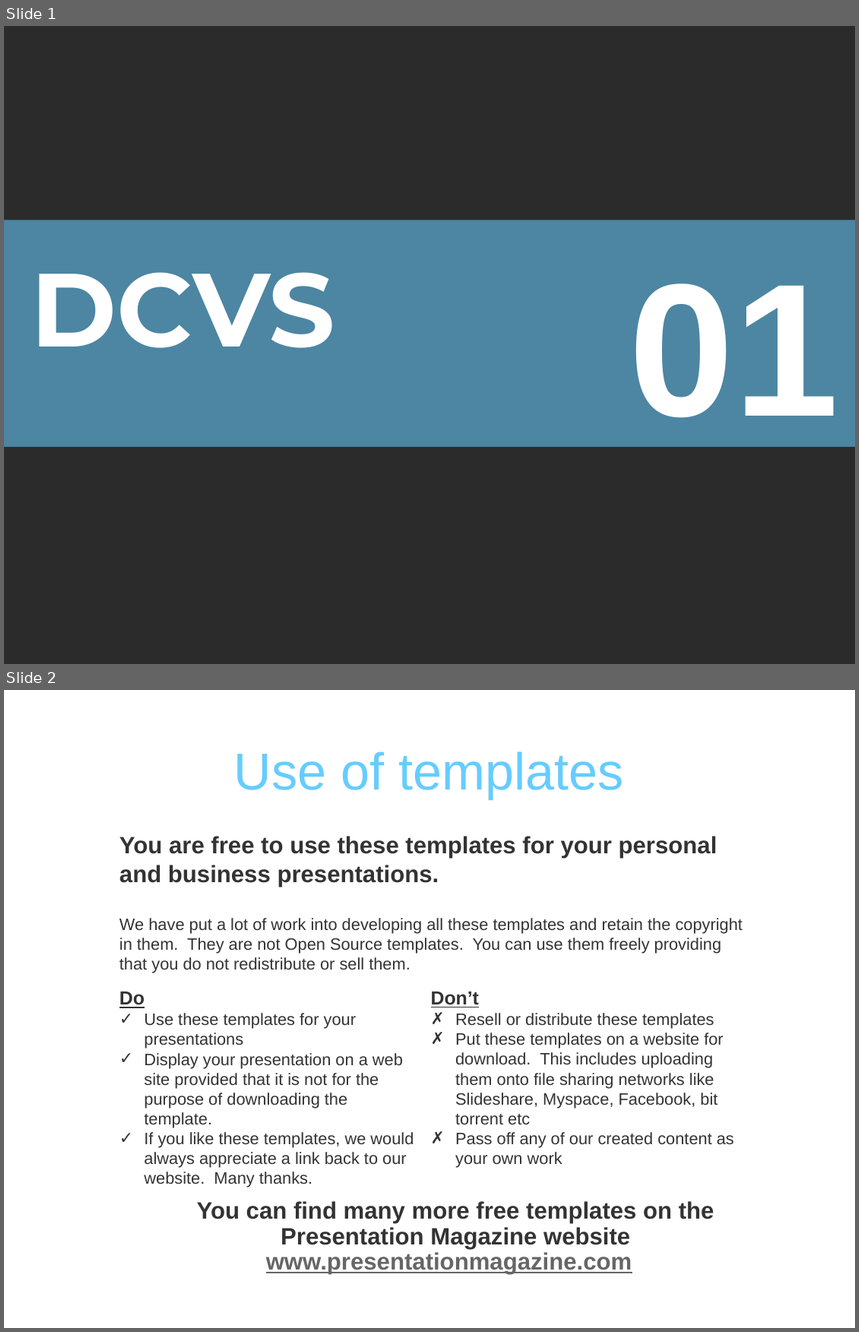
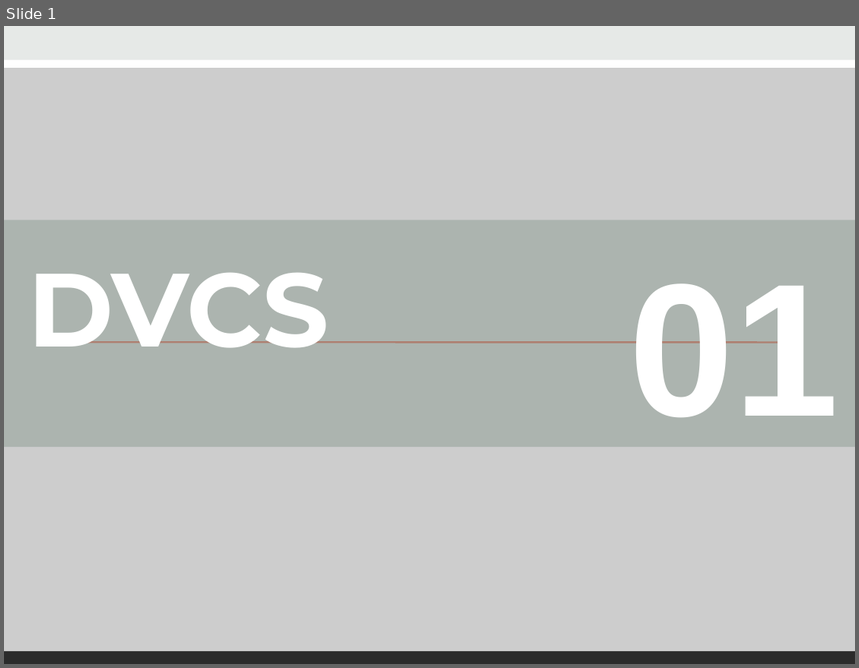
Before and after one commit to calca/ugialtnetconfv5, a slide deck: dcvs.pptx. Shown one above the other, each under a label of ours: slides 1 and 2 before the commit, slide 1 after it. The pictures are 859x1332 and 859x668 pixels, drawn with LibreOffice and Linux fonts; fonts in the diff are those of the drawing; background and template pictures are left out; a plain dark background stands for a picture behind light text. Boxes give left, top, right and bottom in pixels: in the first picture for what was removed or moved away, otherwise in the second. Text is boxed around its words. In the diff, an @@ line names an element or a change of style, - is before the commit and + after.

```diff
--- a/dcvs.pptx
+++ b/dcvs.pptx
@@ slide 2 removed at (4, 690, 855, 1328), background picture (left out) @@
@@ rectangle removed at (4, 690, 855, 1315) @@
@@ title removed at (234, 752, 625, 799) @@
-Use of templates
@@ text removed at (120, 836, 718, 887) @@
-You are free to use these templates for your personal and business presentations.
@@ text removed at (120, 918, 743, 973) @@
-We have put a lot of work into developing all these templates and retain the copyright in them. They are not Open Source templates. You can use them freely providing that you do not redistribute or sell them.
@@ text removed at (120, 992, 414, 1188) @@
-Do
-✓ Use these templates for your presentations
-✓ Display your presentation on a web site provided that it is not for the purpose of downloading the template.
-✓ If you like these templates, we would always appreciate a link back to our website. Many thanks.
@@ text removed at (431, 992, 734, 1168) @@
-Don’t
-✗ Resell or distribute these templates
-✗ Put these templates on a website for download. This includes uploading them onto file sharing networks like Slideshare, Myspace, Facebook, bit torrent etc
-✗ Pass off any of our created content as your own work
@@ text removed at (197, 1201, 715, 1275) @@
-  You can find many more free templates on the Presentation Magazine website www.presentationmagazine.com
@@ slide 1 changed as well @@
@@ rectangle added at (4, 47, 855, 68), fill #FFFFFF @@
@@ rectangle added at (4, 26, 855, 60), fill #93A299 @@
@@ rectangle added at (4, 26, 855, 651), fill #FFFFFF at 77% opacity @@
@@ rectangle at (4, 220, 855, 447): fill #66CCFF at 57% opacity to #93A299 at 57% opacity @@
@@ text at (28, 273, 329, 348): text changed @@
-DCVS
+DVCS
@@ line added from (68, 343) to (798, 343), #D2533C 1.5 pt @@
```
Also in this commit, not shown: 22 slides added, 2 other files.
